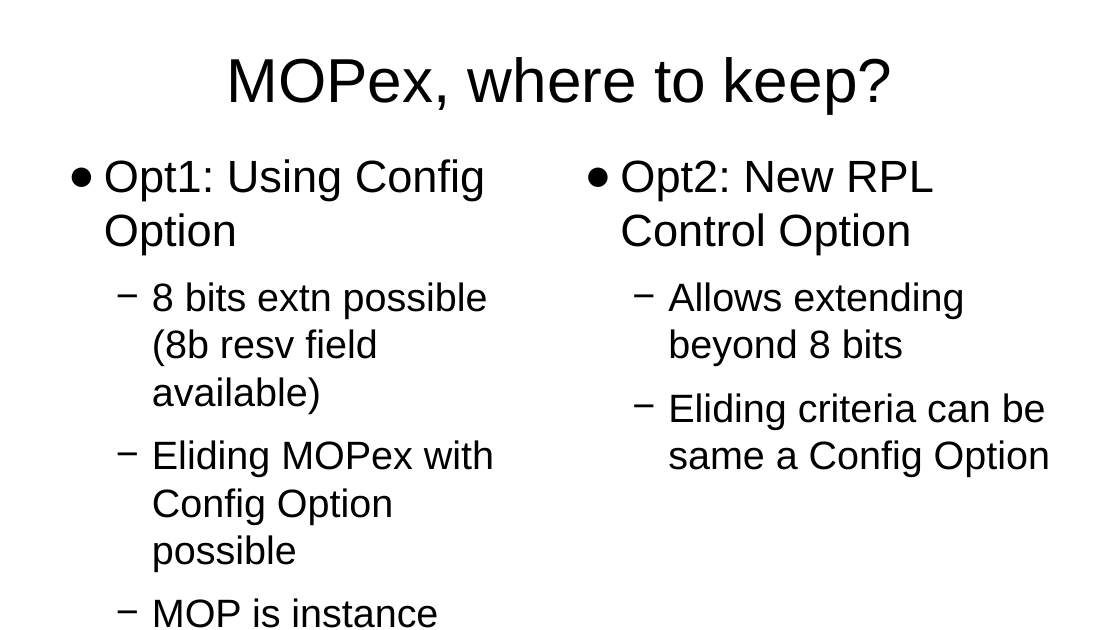
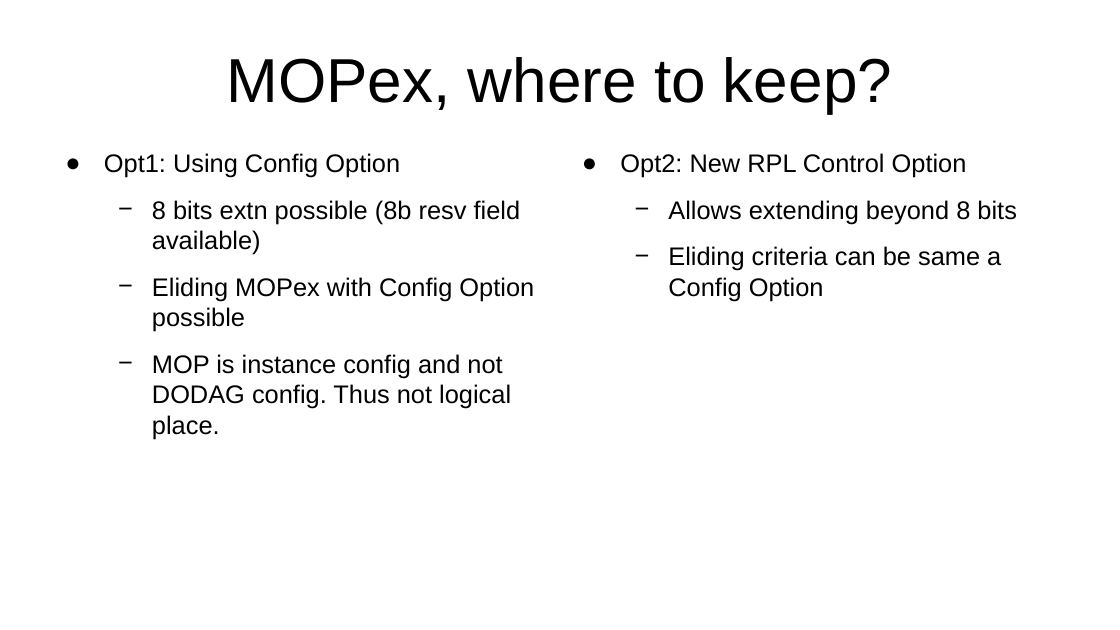
Before and after one commit to roll-wg/ROLL-Interim-Meeting, a slide deck: slide 4 of ROLL-Interim.odp (slide 5 before the commit). Drawn at 1120x630 pixels with LibreOffice and Linux fonts; fonts in the diff are those of the drawing. Boxes give left, top, right and bottom in pixels: in the first picture for what was removed or moved away, otherwise in the second. Text is boxed around its words. In the diff, an @@ line names an element or a change of style, - is before the commit and + after.

```diff
--- a/ROLL-Interim.odp
+++ b/ROLL-Interim.odp
@@ text "Opt1: Using Config Option" at [104,153,534,439]: size 32 to 18 pt in "Opt1: Using Config Option"; size 28 to 18 pt in "8 bits extn possible (8b resv field ...", "Eliding MOPex with Config Option possible", "MOP is instance config and not DODAG ..."; indent changed @@
@@ text "Opt2: New RPL Control Option" at [620,153,1016,301]: size 32 to 18 pt in "Opt2: New RPL Control Option"; size 28 to 18 pt in "Allows extending beyond 8 bits", "Eliding criteria can be same a Config ..."; indent changed @@
```
Also in this commit, not shown: 2 other slides changed, 1 slide removed, 1 other file.
